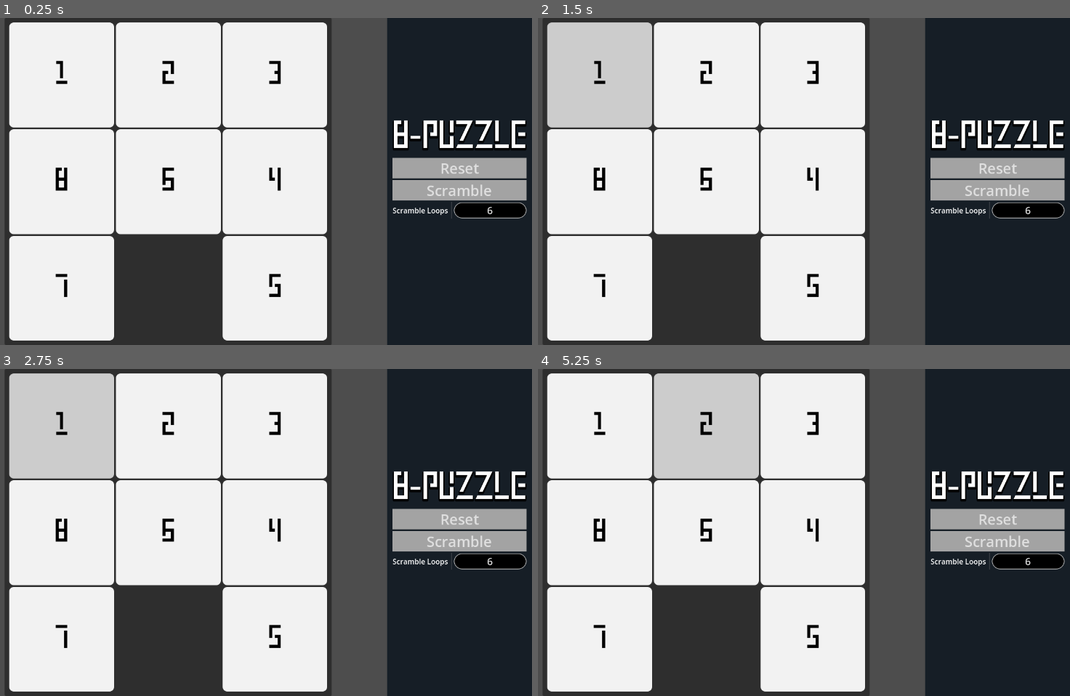
Above: before the commit, frames 1-4 (two rows, left to right).
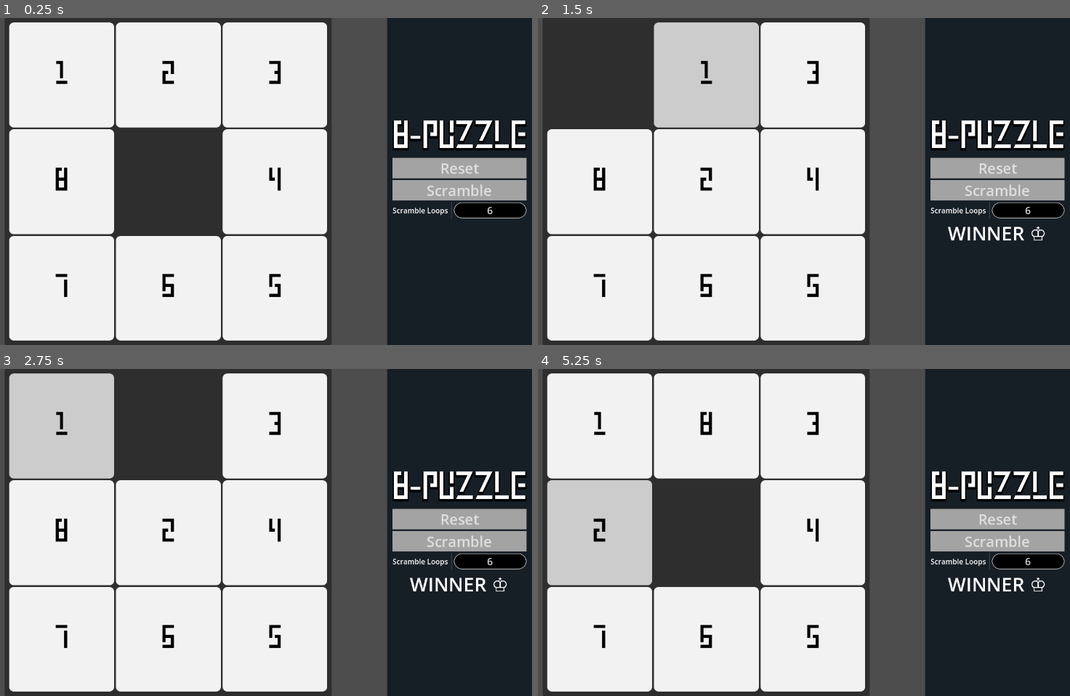
Above: after the commit, the same moments.

Repository: StephenCarr2048/Godot-8-Puzzle
Game: Godot game, scene res://App.tscn
Two runs of this game, one before a commit and one after it. Both use one fixed random seed, a clock stepped at 60 frames per second and the inputs below.
Inputs:
- Up to frame 1 (0.25 s): no input
- Up to frame 2 (1.5 s): click "2" at 0.5 s; click "1" at 1.25 s
- Up to frame 3 (2.75 s): click "1" at 2 s
- Up to frame 4 (5.25 s): click "3" at 2.75 s; click "3" at 3.5 s; click "8" at 4.25 s; click "2" at 5 s

The runs differ from the first frame. In frame 1, 13% of the frame differs, in the area x 21-42%, y 34-99%; in frame 2, 19%; in frame 3, 13%; in frame 4, 25%, in the area x 1-96%, y 1-99%.

Commit message:
exchange_clicked implemented and functional moved array comparison outside check_win for reuse

Diff:
--- a/App.tscn
+++ b/App.tscn
@@ -172,4 +172,3 @@
 text = "Winner ♔"
 horizontal_alignment = 1
 uppercase = true
-lines_skipped = 1
--- a/app.gd
+++ b/app.gd
@@ -18,7 +18,6 @@
 func _ready():
 	reset();
 	resetButton.pressed.connect(reset);
-	boardGrid.slide_on_board(currentHistory, 7);
 	#check_win();
 
 
@@ -27,18 +26,62 @@
 	pass
 
 func reset():
+	winnerLabel.lines_skipped = 1;
 	history= [SOLUTION];
 	boardGrid.set_board(currentHistory);
 	print(currentHistory);
-	for button in boardGrid.find_board_neighbors(currentHistory):
-		print(int(button.text));
+	_connect_neighbors();
+	#for button in boardGrid.find_board_neighbors(currentHistory):
+	#	print(int(button.text));
+
 
 func handle_history(nextSquares:Array):
 	nextSquares.append(history);
 
+func _match_arrays(arr1: Array, arr2: Array) -> bool:
+	for i in range(arr1.size()):
+		if arr1[i] != arr2[i]:
+			return false;
+	return true;
+
 func check_win():
-	var currentHistory = self.currentHistory;
-	for i in range(SOLUTION.size()):
-			if currentHistory[i] != SOLUTION[i]:
-				return;
+	if(!_match_arrays(SOLUTION,currentHistory)):
+		return;
 	winnerLabel.lines_skipped = 0;
+	print("winner!")
+
+func _connect_neighbors():
+	for button in boardGrid.find_board_neighbors(currentHistory):
+		(button as Button).pressed.connect(exchange_clicked.bind(button));
+
+func _exchange_template(index: int) -> Array:
+	var newSquares = SOLUTION.duplicate()
+	var emptyIndex = boardGrid.emptyIndex;
+	newSquares[index]=SOLUTION[emptyIndex];
+	newSquares[emptyIndex]=SOLUTION[index];
+	return newSquares;
+
+func exchange_clicked(button: Button):
+	var index = button.get_index();
+	button.pressed.disconnect(exchange_clicked);
+	boardGrid.slide_on_board(currentHistory, index);
+	handle_history(_exchange_template(index));
+	check_win();
+	_connect_neighbors();
+
+func exchange_scrambled():
+	var neighbors:= boardGrid.find_board_neighbors(currentHistory) as Array;
+	var neighborsSize = neighbors.size();
+	var index: int;
+	var repeatedMove: bool;
+	for n in neighbors:
+		(n as Button).pressed.disconnect(exchange_clicked);
+	for loop in range(0, 3): #	TODO scramble counter as upper range
+		index = randi()%neighborsSize;
+		neighbors[index]
+		#boardGrid.slide_on_board
+		#handle_history
+		if history.size()>2:
+			if (!_match_arrays(currentHistory,history[-3])):
+				loop-=2;
+	_connect_neighbors();
